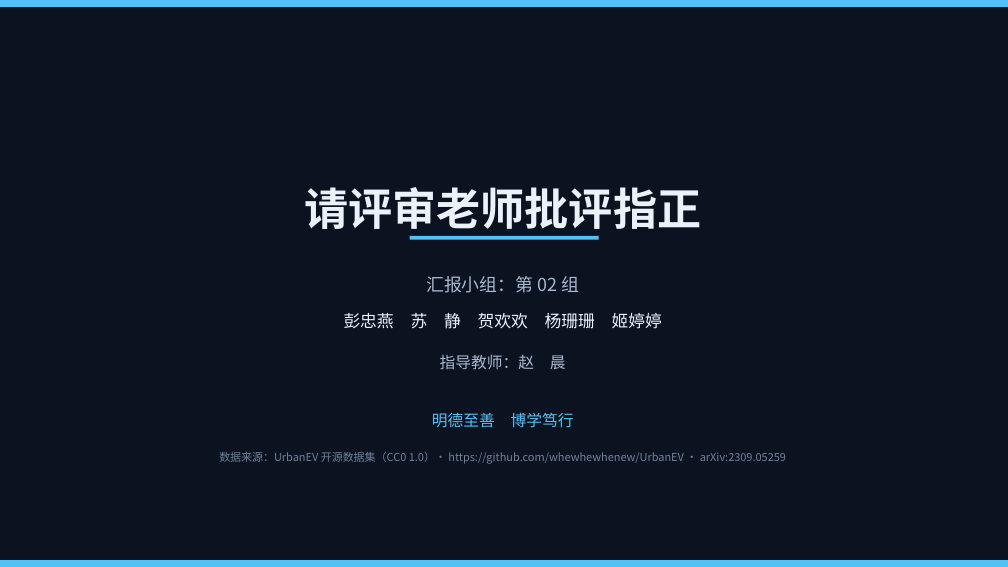
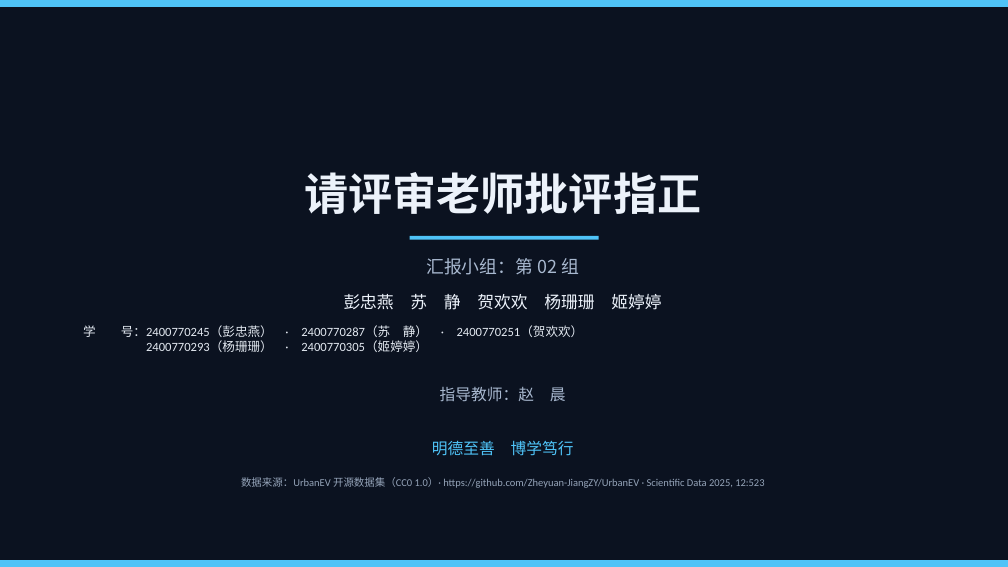
Before and after one commit to pengzhongyan01/urbanev-charge-analysis, a slide deck: slide 15 of docs/ppt/第02组_城市充电桩数据分析系统_答辩PPT.pptx. Drawn at 1008x567 pixels with LibreOffice and Linux fonts; fonts in the diff are those of the drawing. Boxes give left, top, right and bottom in pixels: in the first picture for what was removed or moved away, otherwise in the second. Text is boxed around its words. In the diff, an @@ line names an element or a change of style, - is before the commit and + after.

```diff
--- a/docs/ppt/第02组_城市充电桩数据分析系统_答辩PPT.pptx
+++ b/docs/ppt/第02组_城市充电桩数据分析系统_答辩PPT.pptx
@@ text "请评审老师批评指正": place and size @@
-text "请评审老师批评指正" at (304,187,701,229)
+text "请评审老师批评指正" at (304,172,701,214)
@@ text "汇报小组：第 02 组": place and size @@
-text "汇报小组：第 02 组" at (426,276,579,293)
+text "汇报小组：第 02 组" at (426,258,579,275)
@@ text "彭忠燕 苏 静 贺欢欢 杨珊珊 ...": place and size @@
-text "彭忠燕 苏 静 贺欢欢 杨珊珊 ..." at (344,313,662,329)
+text "彭忠燕 苏 静 贺欢欢 杨珊珊 ..." at (344,294,661,310)
@@ text added at (83,325,584,337), 12 pt, text #E2E8F0 @@
+学 号：2400770245（彭忠燕） · 2400770287（苏 静） · 2400770251（贺欢欢）
+2400770293（杨珊珊） · 2400770305（姬婷婷）
@@ text "指导教师：赵 晨": place and size @@
-text "指导教师：赵 晨" at (440,355,566,370)
+text "指导教师：赵 晨" at (440,387,566,402)
@@ text "明德至善 博学笃行": place and size @@
-text "明德至善 博学笃行" at (432,412,574,428)
+text "明德至善 博学笃行" at (432,440,574,456)
@@ text at (241,477,764,488): text changed; size 10.5 to 10 pt; font Noto Sans CJK SC to Calibri; text colour #6E819D to #94A3B8 @@
-数据来源：UrbanEV 开源数据集（CC0 1.0）· https://github.com/whewhewhenew/UrbanEV · arXiv:2309.05259
+数据来源：UrbanEV 开源数据集（CC0 1.0）· https://github.com/Zheyuan-JiangZY/UrbanEV · Scientific Data 2025, 12:523
```
Also in this commit, not shown: 1 other slide changed, 18 other files.
